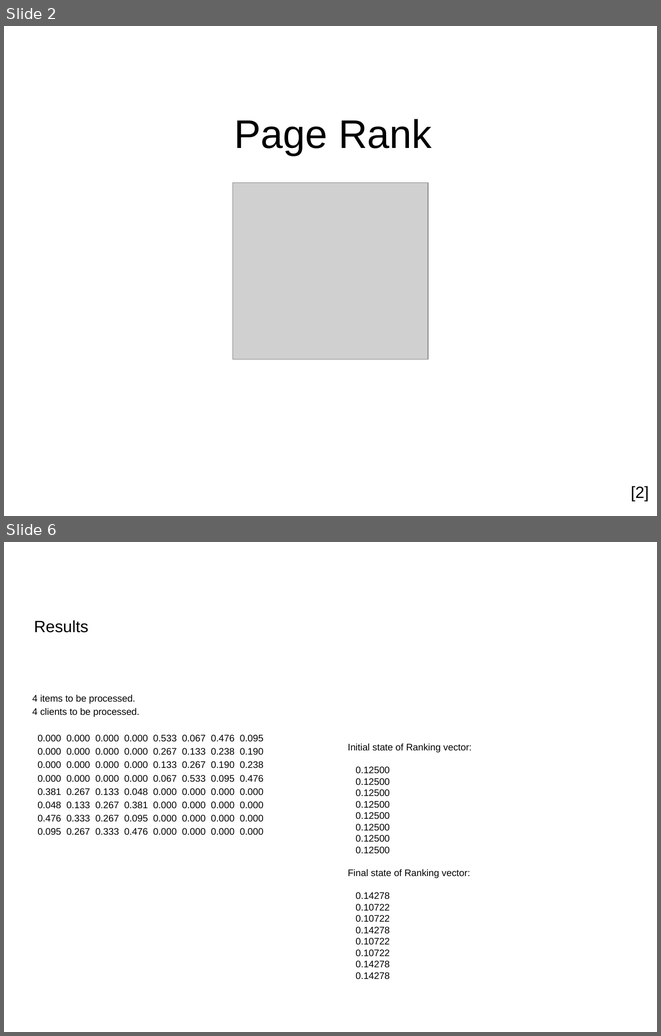
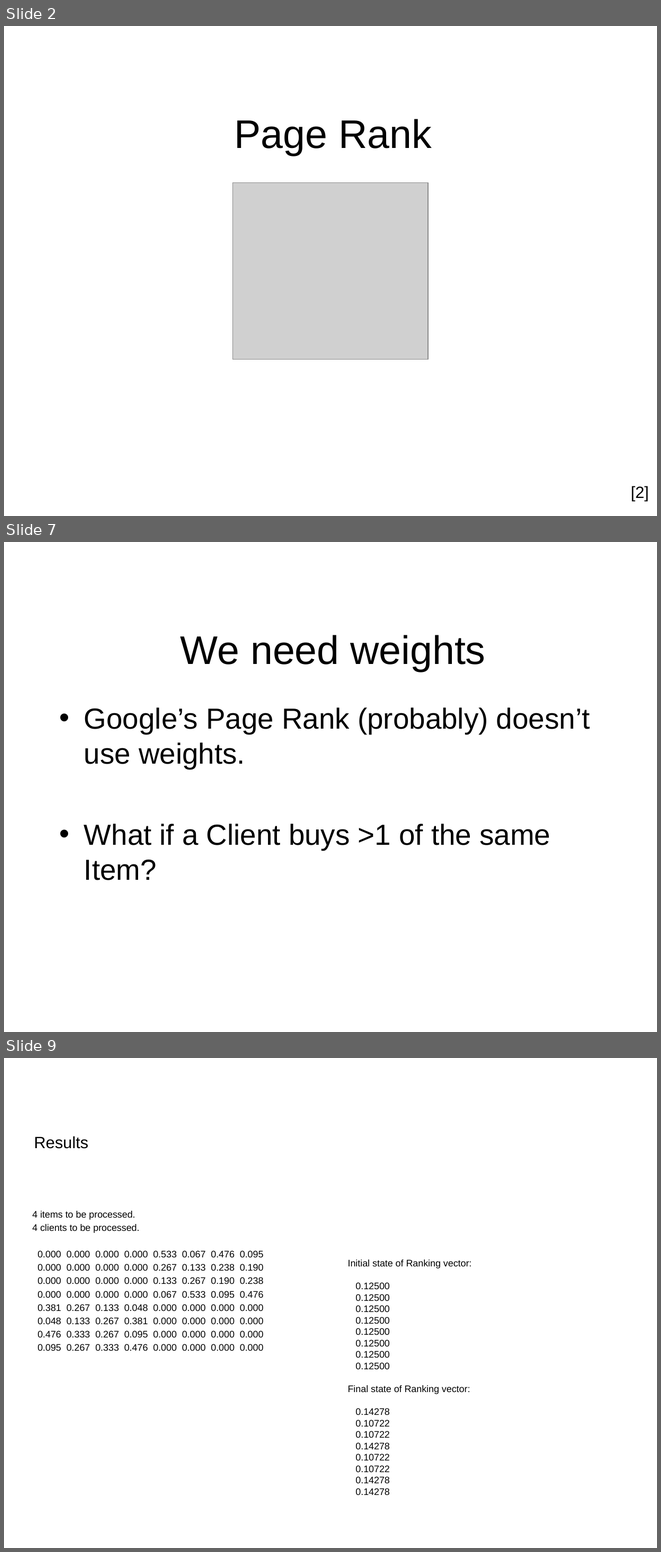
Before and after one commit to nicomp42/CS7081Spring2016Group01FinalProject, a slide deck: Team 01 Final Project.pptx. Shown one above the other, each under a label of ours: slides 2 and 6 before the commit, slides 2, 7 and 9 after it; the slides between them are not shown. The pictures are 661x1036 and 661x1552 pixels, drawn with LibreOffice and Linux fonts; fonts in the diff are those of the drawing; grey boxes stand for pictures; background and template pictures are left out. Boxes give left, top, right and bottom in pixels: in the first picture for what was removed or moved away, otherwise in the second. Text is boxed around its words. In the diff, an @@ line names an element or a change of style, - is before the commit and + after.

```diff
--- a/Team 01 Final Project.pptx
+++ b/Team 01 Final Project.pptx
@@ slide 7 added at (4,542,657,1032), background #FFFFFF @@
@@ title added at (180,635,485,671), 44 pt, text #000000 @@
+We need weights
@@ text added at (84,707,590,880), 32 pt, text #000000 @@
+• Google’s Page Rank (probably) doesn’t use weights.
+• What if a Client buys >1 of the same Item?
@@ what was slide 6 is now slide 9 @@
```
Also in this commit, not shown: 3 slides changed, 3 other slides added, 1 slide removed, 2 other files.
